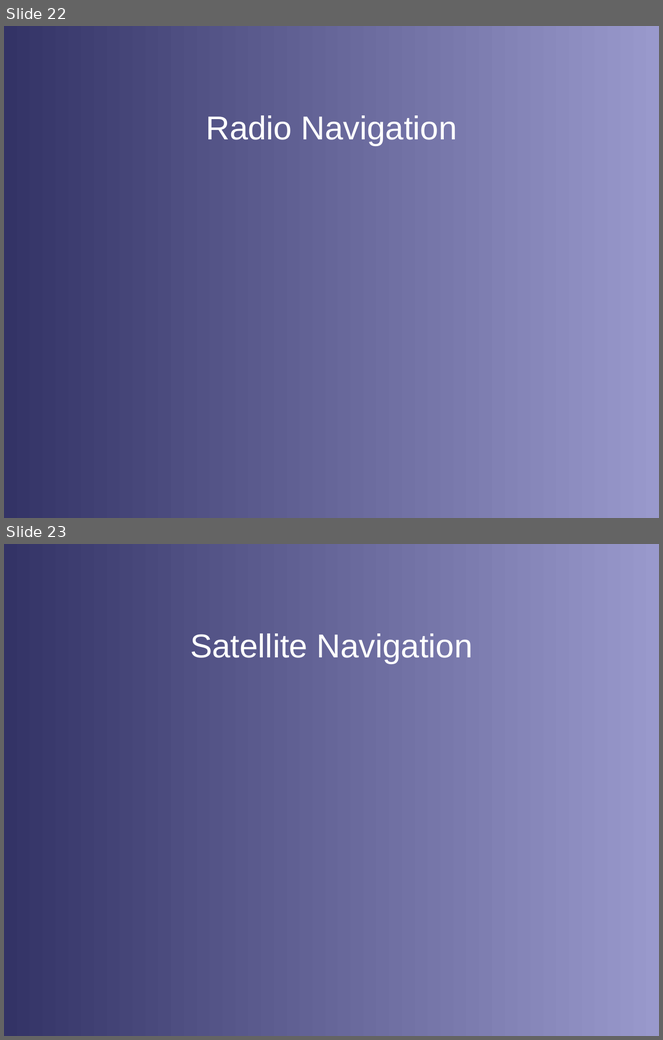
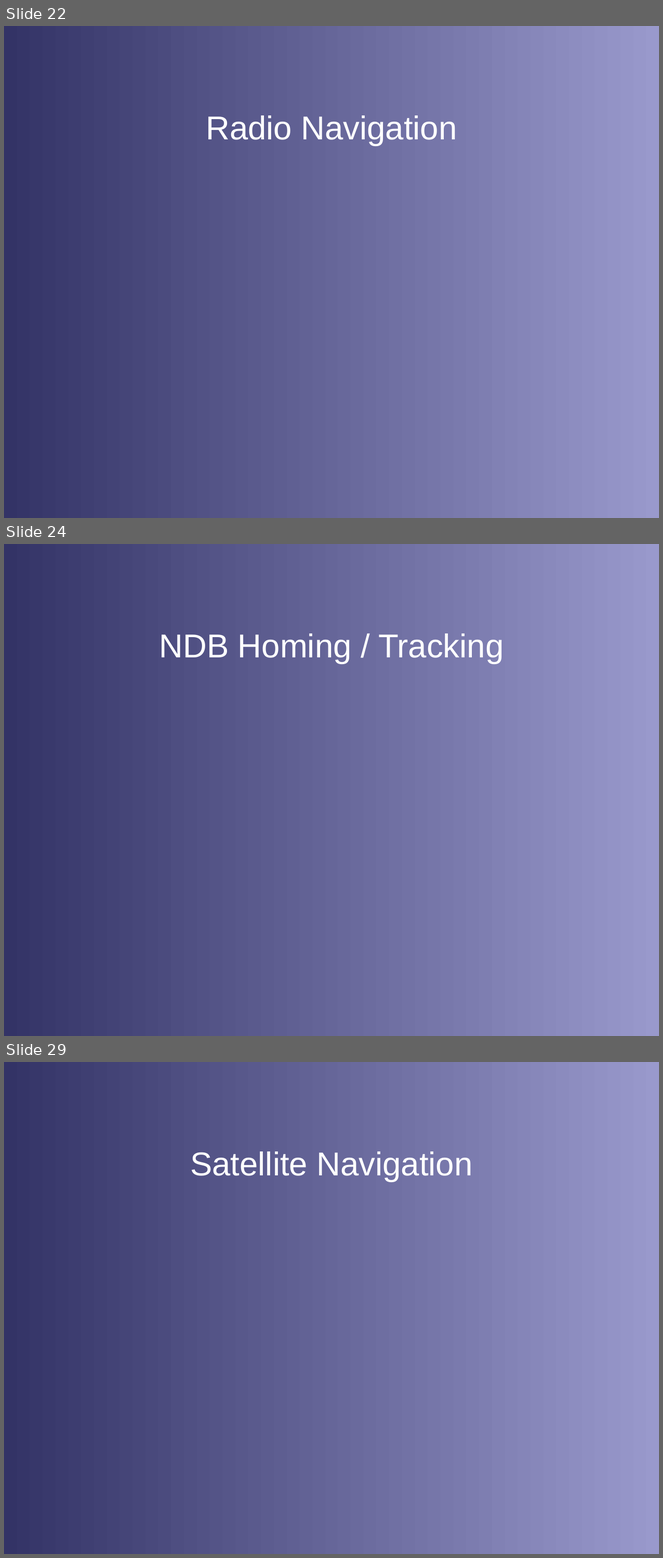
Before and after one commit to stephanheinemann/flight, a slide deck: FI/Instruments/Instruments.odp. Shown one above the other, each under a label of ours: slides 22 and 23 before the commit, slides 22, 24 and 29 after it; the slides between them are not shown. The pictures are 663x1040 and 663x1558 pixels, drawn with LibreOffice and Linux fonts; fonts in the diff are those of the drawing; background and template pictures are left out. Boxes give left, top, right and bottom in pixels: in the first picture for what was removed or moved away, otherwise in the second. Text is boxed around its words. In the diff, an @@ line names an element or a change of style, - is before the commit and + after.

```diff
--- a/FI/Instruments/Instruments.odp
+++ b/FI/Instruments/Instruments.odp
@@ slide 24 added at (4,544,659,1036), background gradient #333366 to #9999CC @@
@@ title added at (159,633,504,664), 40 pt, text #FFFFFF @@
+NDB Homing / Tracking
@@ what was slide 23 is now slide 29 @@
```
Also in this commit, not shown: 5 other slides added, 7 other files.
